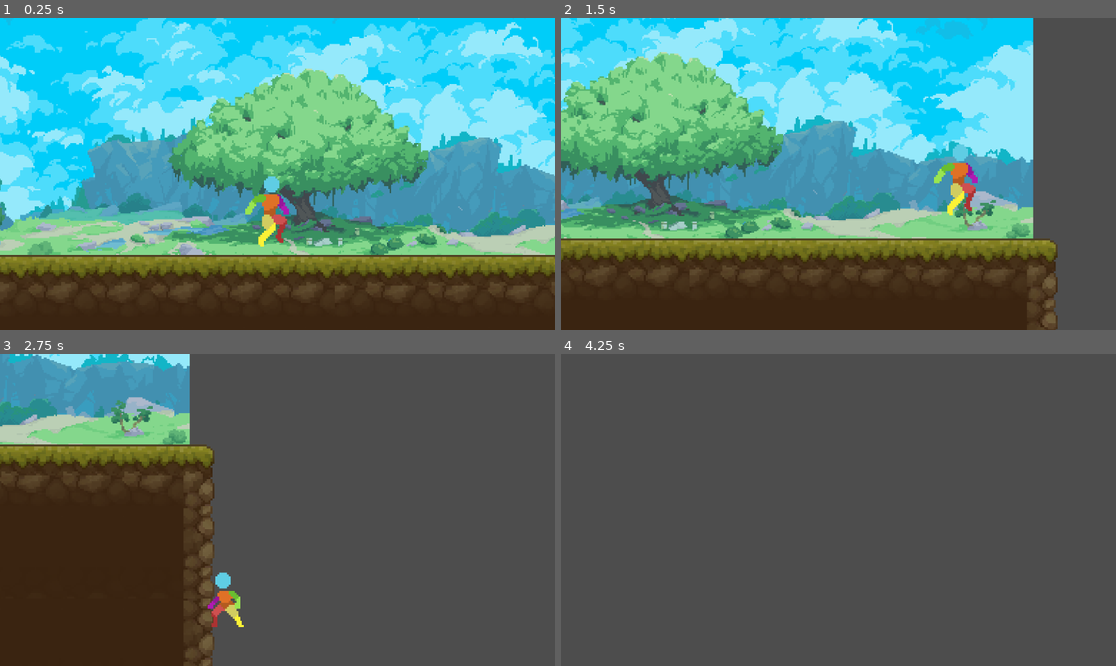
Above: before the commit, frames 1-4 (two rows, left to right).
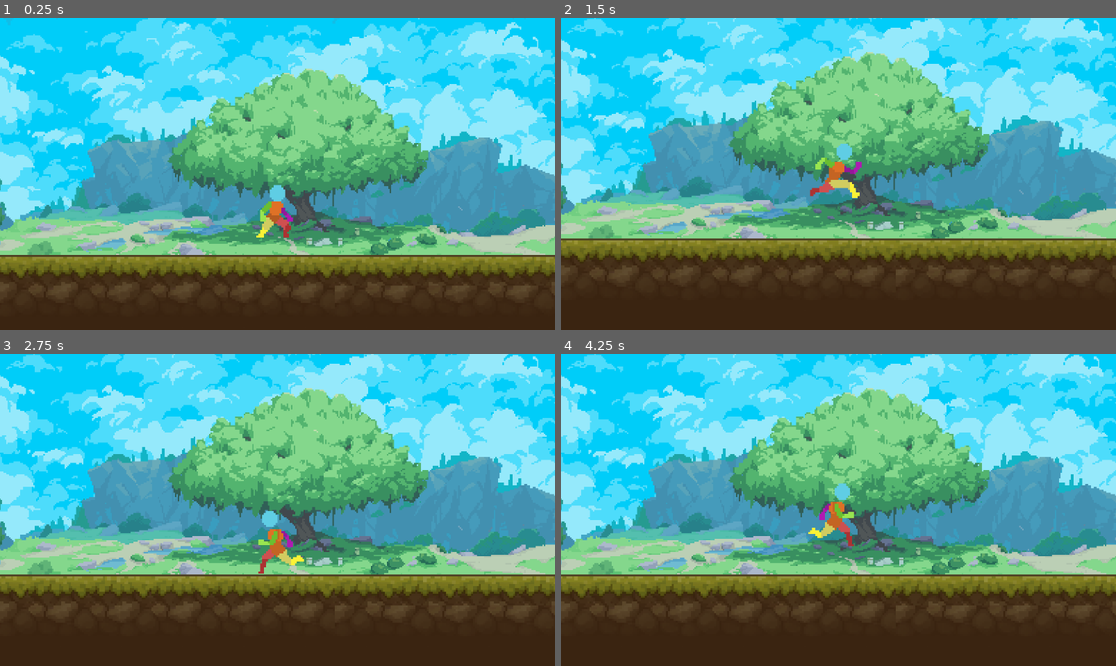
Above: after the commit, the same moments.

Repository: KobyS82/Platformer
Game: Godot game, scene res://Levels/test_level.tscn
The game is run twice, just before and just after one commit, with the same random seed, the same clock (stepped at 60 frames per second) and the same inputs.
Inputs:
- Up to frame 1 (0.25 s): no input
- Up to frame 2 (1.5 s): hold D (right) from 0.53 s (still down); tap Space (jump) at 0.6, 0.77, 1.07, 1.35 s
- Up to frame 3 (2.75 s): tap Space (jump) at 1.52, 1.82, 2.1 s; release D (right) at 2.03 s; hold A (left) from 2.03 s (still down)
- Up to frame 4 (4.25 s): release A (left) at 2.78 s; hold D (right) from 2.78 s (still down); tap Space (jump) at 2.85, 3.02, 3.32, 3.6, 3.77, 4.07 s

The runs differ from the first frame. In frame 1, 0.8% of the frame differs, in the area x 44-53%, y 50-74%; in frame 2, 64%; in frame 3, 91%; in frame 4, 100%, in the area x 0-100%, y 0-100%.

Commit message:
state machine ligic for idle and running

Diff:
--- /dev/null
+++ b/Character/AirState.gd
@@ -0,0 +1,3 @@
+extends State
+
+class_name AirState
--- /dev/null
+++ b/Character/CharacterStateMachine.gd
@@ -0,0 +1,23 @@
+extends Node
+
+class_name CharacterStateMachine
+
+@export var current_state : State
+
+
+var states : Array[State]
+
+# Called when the node enters the scene tree for the first time.
+func _ready():
+	# Grabs all of the Character states
+	for child in get_children():
+		if(child is State):
+			states.append(child)
+
+			# Set the states up with what they need to function
+
+		else:
+			push_warning("Child " + child.name + " is not a State for CharacterStateMachine")
+
+func check_if_can_move():
+	return current_state.can_move
--- /dev/null
+++ b/Character/GroundState.gd
@@ -0,0 +1,3 @@
+extends State
+
+class_name GroundState
--- /dev/null
+++ b/Character/LandingState.gd
@@ -0,0 +1,3 @@
+extends State
+
+class_name LandingState
--- /dev/null
+++ b/Character/State.gd
@@ -0,0 +1,5 @@
+extends Node
+
+class_name State
+
+@export var can_move : bool = true
--- a/Character/player.gd
+++ b/Character/player.gd
@@ -5,7 +5,9 @@
 @export var jump_velocity : float = -150.0
 @export var double_jump_velocity : float = -100.0
 
-@onready var animated_sprite : AnimatedSprite2D = $AnimatedSprite2D
+@onready var sprite : Sprite2D = $Sprite2D
+@onready var animation_tree : AnimationTree = $AnimationTree
+@onready var state_machine : CharacterStateMachine = $CharacterStateMachine
 
 # Get the gravity from the project settings to be synced with RigidBody nodes.
 var gravity = ProjectSettings.get_setting("physics/2d/default_gravity")
@@ -14,6 +16,8 @@
 var direction : Vector2 = Vector2.ZERO
 var was_in_air : bool = false
 
+func _ready():
+	animation_tree.active = true
 
 func _physics_process(delta):
 	# Add the gravity.
@@ -38,7 +42,7 @@
 	# Get the input direction and handle the movement/deceleration.
 	# As good practice, you should replace UI actions with custom gameplay actions.
 	direction = Input.get_vector("left", "right", "up", "down")
-	if direction.x != 0 && animated_sprite.animation != "jump_end":
+	if direction.x != 0 && state_machine.check_if_can_move():
 		velocity.x = direction.x * speed
 	else:
 		velocity.x = move_toward(velocity.x, 0, speed)
@@ -48,40 +52,33 @@
 	update_facing_direction()
 
 func update_animation():
-	if not animation_locked:
-		if not is_on_floor():
-			animated_sprite.play("jump_loop")
-		else:
-			if direction.x != 0:
-				animated_sprite.play("run")
-			else:
-				animated_sprite.play("idle")
+	animation_tree.set("parameters/Move/blend_position", direction.x)
 
 func update_facing_direction():
 	if direction.x > 0:
-		animated_sprite.flip_h = false
+		sprite.flip_h = false
 	elif direction.x < 0:
-		animated_sprite.flip_h = true
+		sprite.flip_h = true
 
 func jump():
 	velocity.y = jump_velocity
-	animated_sprite.play("jump_start")
+#	animated_sprite.play("jump_start")
 	animation_locked = true
 
 func double_jump():
 	velocity.y = double_jump_velocity
-	animated_sprite.play("jump_double")
+#	animated_sprite.play("jump_double")
 	animation_locked = true
 	has_double_jumped = true
 
 
 func land():
-	animated_sprite.play("jump_end")
+#	animated_sprite.play("jump_end")
 	animation_locked = true
 
 
 
-
-func _on_animated_sprite_2d_animation_finished():
-	if(["jump_end", "jump_start", "jump_double"].has(animated_sprite.animation)):
-		animation_locked = false
+#
+#func _on_animated_sprite_2d_animation_finished():
+#	if(["jump_end", "jump_start", "jump_double"].has(animated_sprite.animation)):
+#		animation_locked = false
--- a/Character/player.tscn
+++ b/Character/player.tscn
@@ -1,10 +1,14 @@
-[gd_scene load_steps=50 format=3 uid="uid://dpvnl2r8umfw"]
+[gd_scene load_steps=58 format=3 uid="uid://dpvnl2r8umfw"]
 
 [ext_resource type="Texture2D" uid="uid://btxiau0r7fmq1" path="res://Art/AssetPack-V1/Sprite Sheets/Character Idle 48x48.png" id="1_6qlk8"]
 [ext_resource type="Script" path="res://Character/player.gd" id="1_20lvu"]
 [ext_resource type="Texture2D" uid="uid://fuv5kye8j7gf" path="res://Art/AssetPack-V1/Sprite Sheets/player land 48x48.png" id="3_84qdv"]
 [ext_resource type="Texture2D" uid="uid://kws2k4xqsg1k" path="res://Art/AssetPack-V1/Sprite Sheets/player jump 48x48.png" id="4_b08lk"]
 [ext_resource type="Texture2D" uid="uid://bv7d6akdp8o6t" path="res://Art/AssetPack-V1/Sprite Sheets/run cycle 48x48.png" id="5_2fnwr"]
+[ext_resource type="Script" path="res://Character/CharacterStateMachine.gd" id="6_iuf56"]
+[ext_resource type="Script" path="res://Character/GroundState.gd" id="7_i0ml2"]
+[ext_resource type="Script" path="res://Character/AirState.gd" id="8_37all"]
+[ext_resource type="Script" path="res://Character/LandingState.gd" id="9_pb8em"]
 
 [sub_resource type="AtlasTexture" id="AtlasTexture_g8p7b"]
 atlas = ExtResource("1_6qlk8")
@@ -391,11 +395,31 @@
 "run": SubResource("Animation_4gx30")
 }
 
+[sub_resource type="AnimationNodeAnimation" id="AnimationNodeAnimation_sp4ty"]
+animation = &"idle"
+
+[sub_resource type="AnimationNodeAnimation" id="AnimationNodeAnimation_j3y86"]
+animation = &"run"
+
+[sub_resource type="AnimationNodeAnimation" id="AnimationNodeAnimation_dh0d3"]
+animation = &"run"
+
 [sub_resource type="AnimationNodeBlendSpace1D" id="AnimationNodeBlendSpace1D_qgxkq"]
+blend_point_0/node = SubResource("AnimationNodeAnimation_sp4ty")
+blend_point_0/pos = 0.0
+blend_point_1/node = SubResource("AnimationNodeAnimation_j3y86")
+blend_point_1/pos = 1.0
+blend_point_2/node = SubResource("AnimationNodeAnimation_dh0d3")
+blend_point_2/pos = -1.0
+blend_mode = 1
+
+[sub_resource type="AnimationNodeStateMachineTransition" id="AnimationNodeStateMachineTransition_o6ryi"]
+advance_mode = 2
 
 [sub_resource type="AnimationNodeStateMachine" id="AnimationNodeStateMachine_hakgs"]
 states/Move/node = SubResource("AnimationNodeBlendSpace1D_qgxkq")
 states/Move/position = Vector2(379, 100)
+transitions = ["Start", "Move", SubResource("AnimationNodeStateMachineTransition_o6ryi")]
 
 [sub_resource type="AnimationNodeStateMachinePlayback" id="AnimationNodeStateMachinePlayback_1xv2o"]
 
@@ -403,6 +427,7 @@
 script = ExtResource("1_20lvu")
 
 [node name="AnimatedSprite2D" type="AnimatedSprite2D" parent="."]
+visible = false
 sprite_frames = SubResource("SpriteFrames_flgpq")
 animation = &"idle"
 autoplay = "idle"
@@ -427,6 +452,21 @@
 tree_root = SubResource("AnimationNodeStateMachine_hakgs")
 anim_player = NodePath("../AnimationPlayer")
 parameters/playback = SubResource("AnimationNodeStateMachinePlayback_1xv2o")
-parameters/Move/blend_position = 0
+parameters/Move/blend_position = -0.000870347
+
+[node name="CharacterStateMachine" type="Node" parent="." node_paths=PackedStringArray("current_state")]
+script = ExtResource("6_iuf56")
+current_state = NodePath("Ground")
+
+[node name="Ground" type="Node" parent="CharacterStateMachine"]
+script = ExtResource("7_i0ml2")
+can_move = false
+
+[node name="Air" type="Node" parent="CharacterStateMachine"]
+script = ExtResource("8_37all")
+
+[node name="Landing" type="Node" parent="CharacterStateMachine"]
+script = ExtResource("9_pb8em")
+can_move = false
 
 [connection signal="animation_finished" from="AnimatedSprite2D" to="." method="_on_animated_sprite_2d_animation_finished"]
